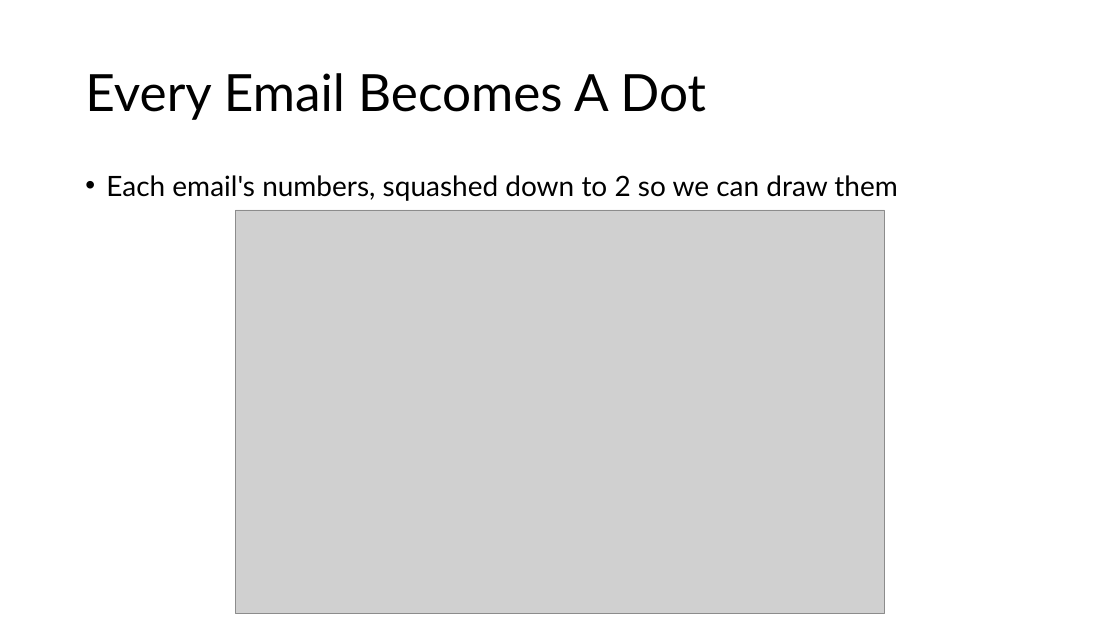
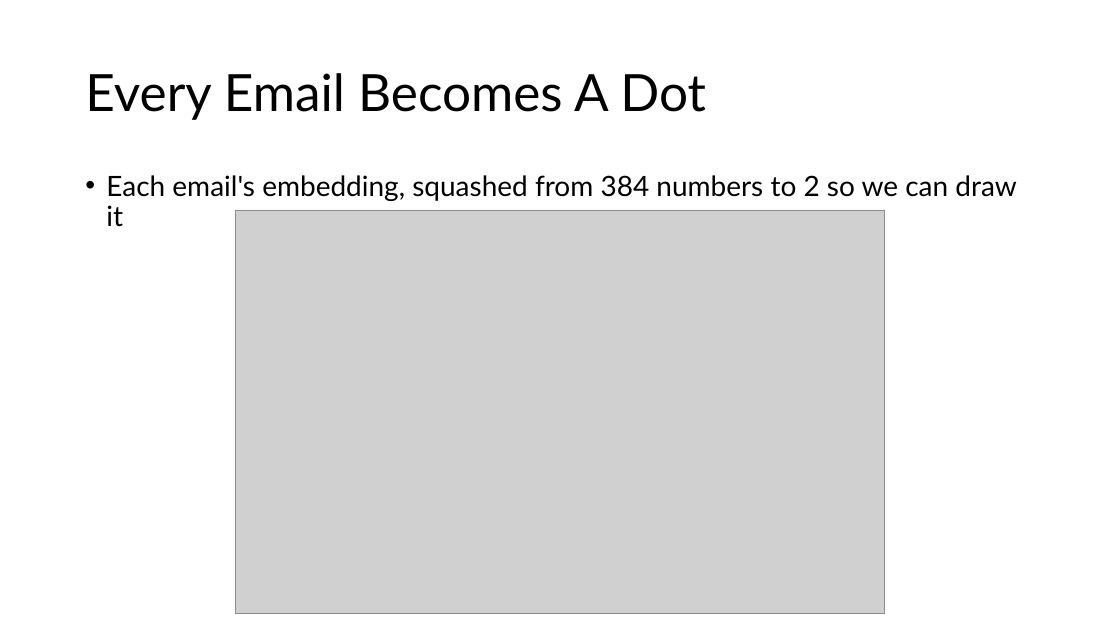
Before and after one commit to IslamTayeb/tzu-vs-taylor, a slide deck: slide 10 of slides/tzu_vs_taylor_lecture.pptx (slide 9 before the commit). Drawn at 1120x630 pixels with LibreOffice and Linux fonts; fonts in the diff are those of the drawing; grey boxes stand for pictures. Boxes give left, top, right and bottom in pixels: in the first picture for what was removed or moved away, otherwise in the second. Text is boxed around its words. In the diff, an @@ line names an element or a change of style, - is before the commit and + after.

```diff
--- a/slides/tzu_vs_taylor_lecture.pptx
+++ b/slides/tzu_vs_taylor_lecture.pptx
@@ text at [106, 175, 1017, 227]: text changed @@
-• Each email's numbers, squashed down to 2 so we can draw them
+• Each email's embedding, squashed from 384 numbers to 2 so we can draw it
```
Also in this commit, not shown: 4 other slides changed, 5 slides added, 4 slides removed, 26 other files.
